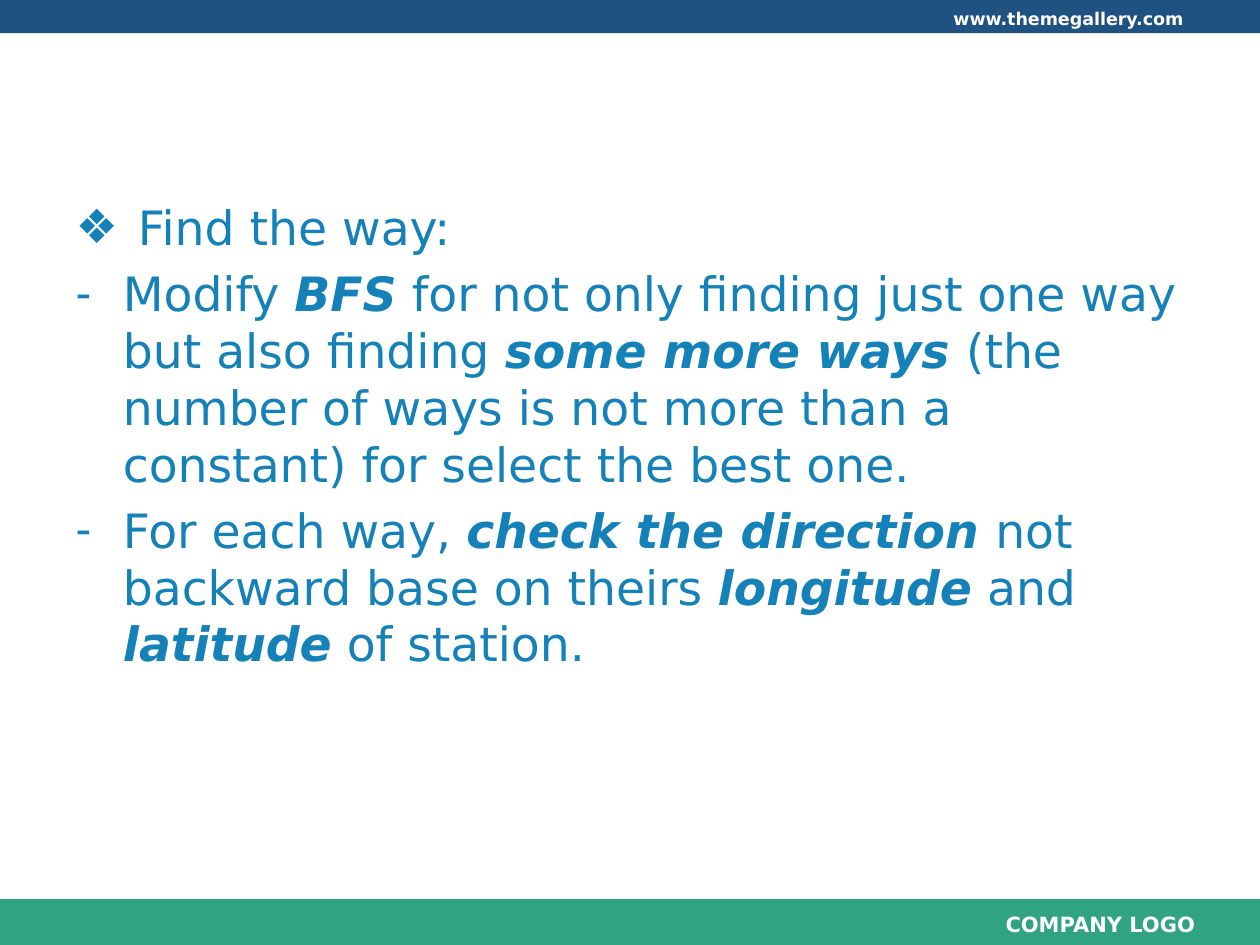
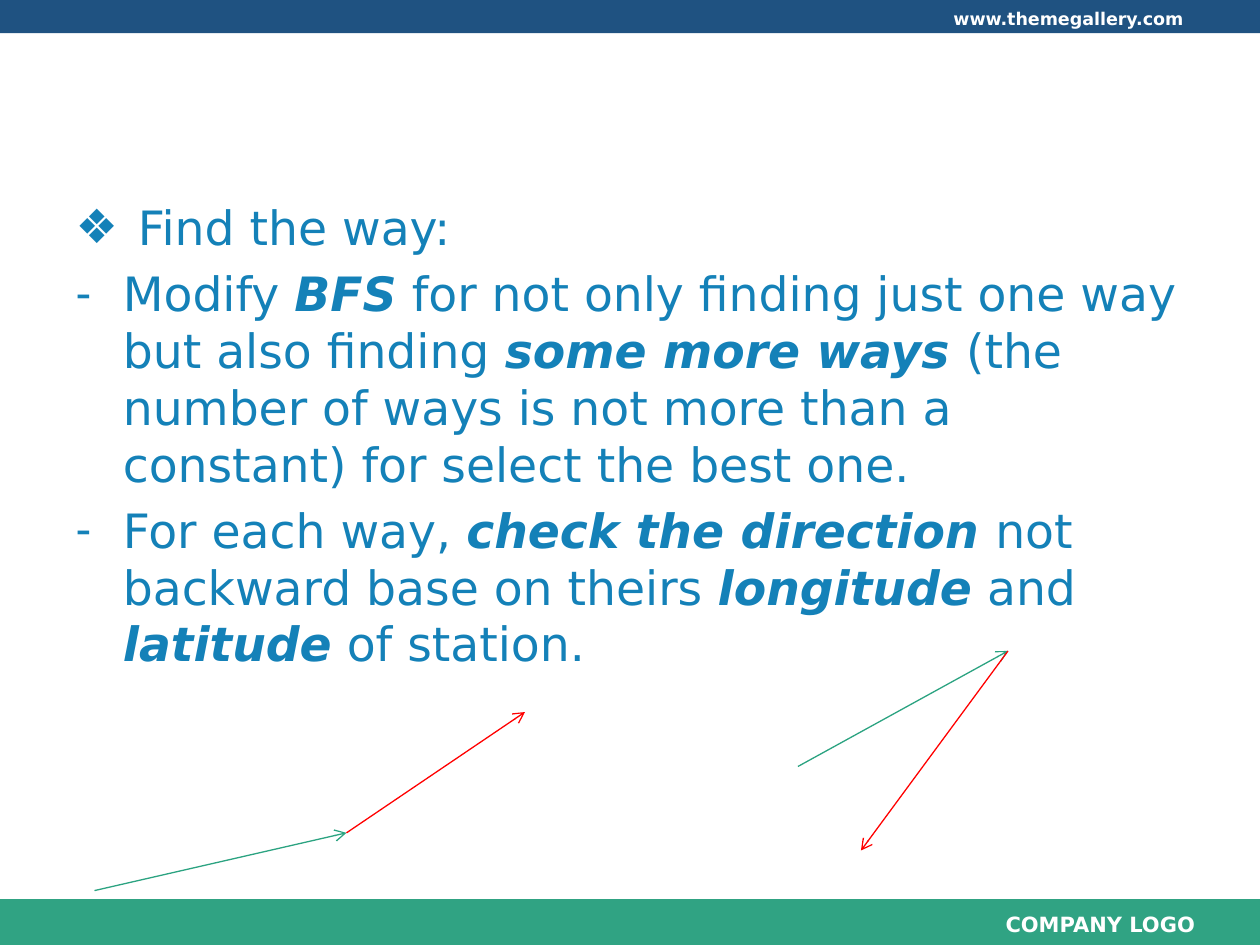
Before and after one commit to longdao2904/capstone-project-teamx, a slide deck: slide 4 of wiki/document/Algorithm description.pptx. Drawn at 1260x945 pixels with LibreOffice and Linux fonts; fonts in the diff are those of the drawing; background and template pictures are left out. Boxes give left, top, right and bottom in pixels: in the first picture for what was removed or moved away, otherwise in the second. Text is boxed around its words. In the diff, an @@ line names an element or a change of style, - is before the commit and + after.

```diff
--- a/wiki/document/Algorithm description.pptx
+++ b/wiki/document/Algorithm description.pptx
@@ arrow added from (798, 766) to (1008, 651), #2CA381 0.75 pt @@
@@ arrow added from (1008, 651) to (861, 850), #FF0000 0.75 pt @@
@@ arrow added from (346, 833) to (525, 712), #FF0000 0.75 pt @@
@@ arrow added from (94, 891) to (346, 833), #2CA381 0.75 pt @@
```
Also in this commit, not shown: 6 other slides changed, 1 other file.
